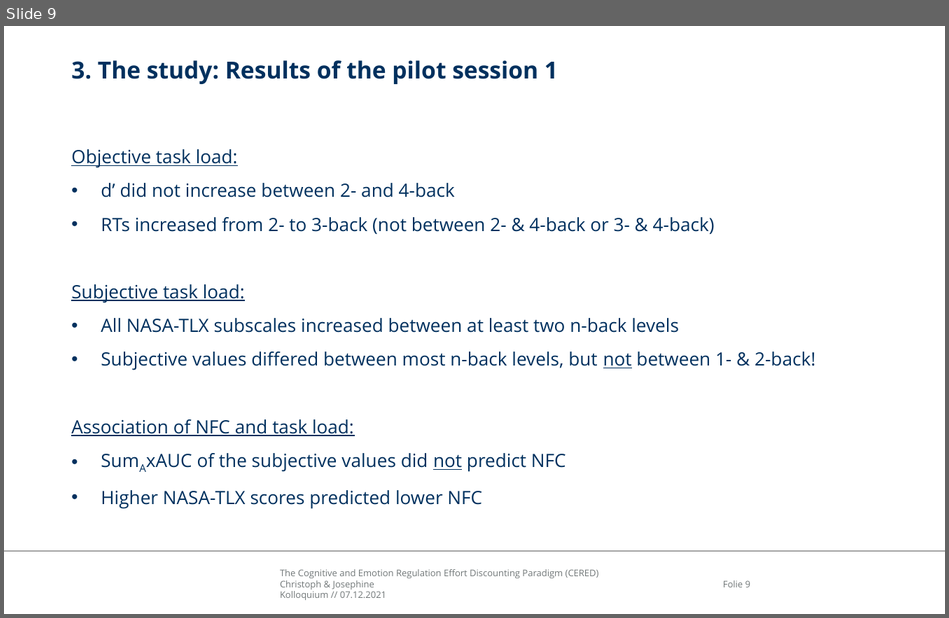
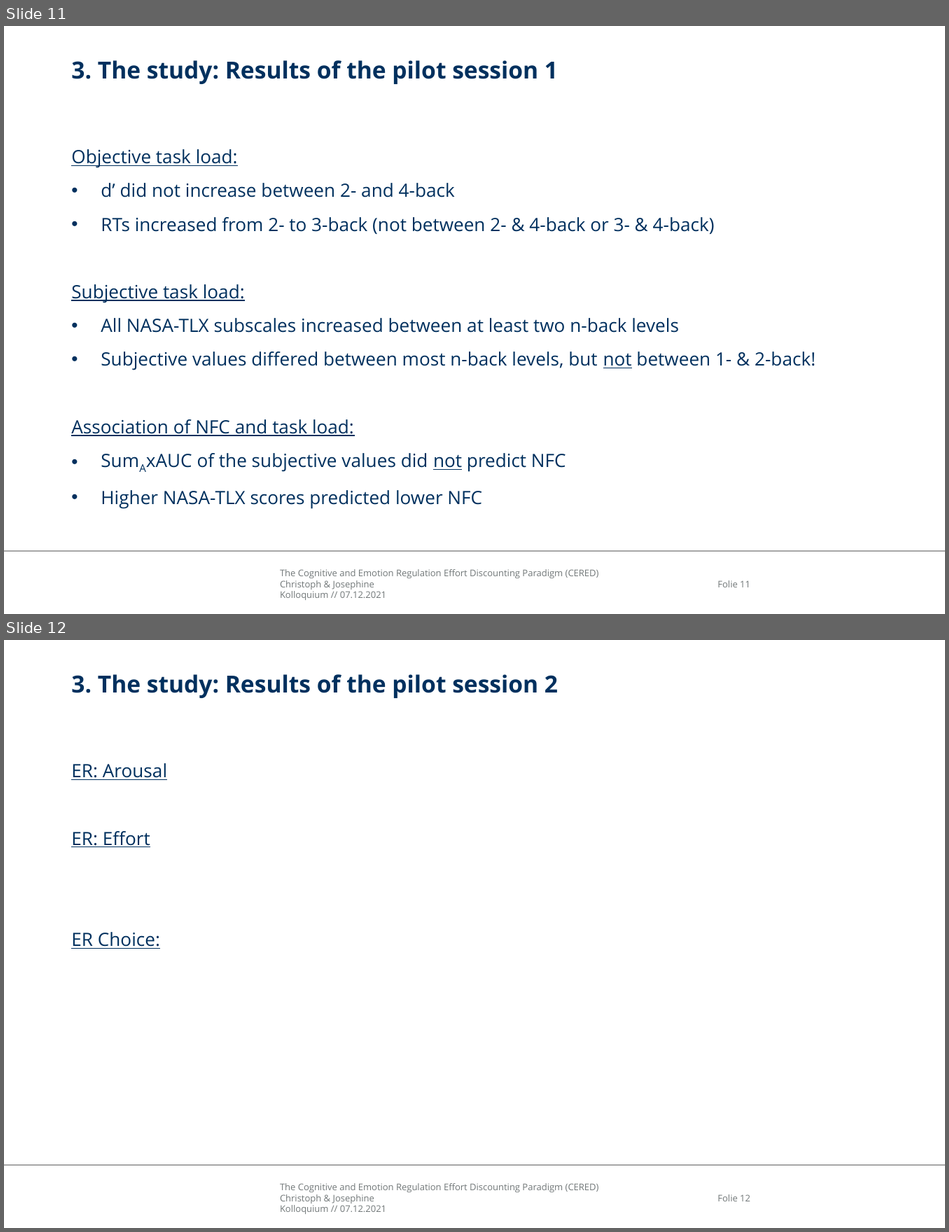
Before and after one commit to ChScheffel/CAD, a slide deck: 99_Thinktank/Talks/21-12-07_Kolloquium/CERED_Presentation.pptx. Shown one above the other, each under a label of ours: slide 9 before the commit, slides 11 and 12 after it. The pictures are 949x618 and 949x1232 pixels, drawn with LibreOffice and Linux fonts; fonts in the diff are those of the drawing; background and template pictures are left out. Boxes give left, top, right and bottom in pixels: in the first picture for what was removed or moved away, otherwise in the second. Text is boxed around its words. In the diff, an @@ line names an element or a change of style, - is before the commit and + after.

```diff
--- a/99_Thinktank/Talks/21-12-07_Kolloquium/CERED_Presentation.pptx
+++ b/99_Thinktank/Talks/21-12-07_Kolloquium/CERED_Presentation.pptx
@@ slide 12 added at [4, 640, 945, 1228], background #FFFFFF; not listed: 3 template elements that a slide beside it also shows @@
@@ title added at [71, 674, 558, 698], 18 pt, text #00305E, bold @@
+3. The study: Results of the pilot session 2
@@ text added at [71, 763, 167, 949], 14 pt, text #00305E, underline @@
+ER: Arousal
+ER: Effort
+ER Choice:
@@ what was slide 9 is now slide 11 @@
@@ page number at [717, 580, 750, 587]: text changed @@
-Folie 9
+Folie 11
```
Also in this commit, not shown: 2 other slides added.
